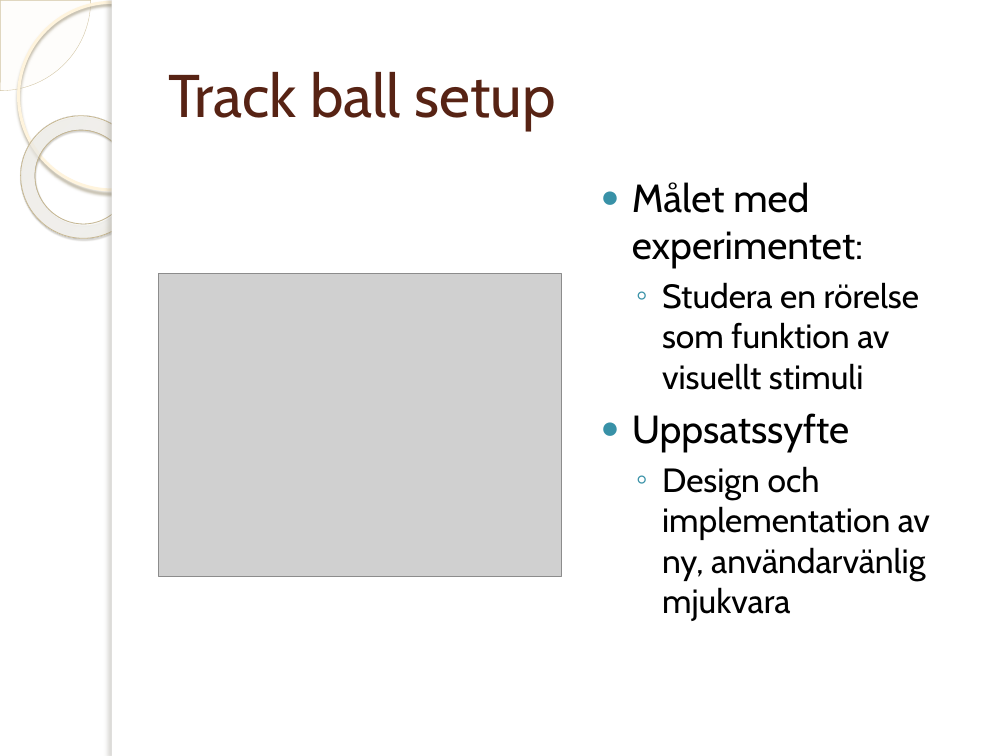
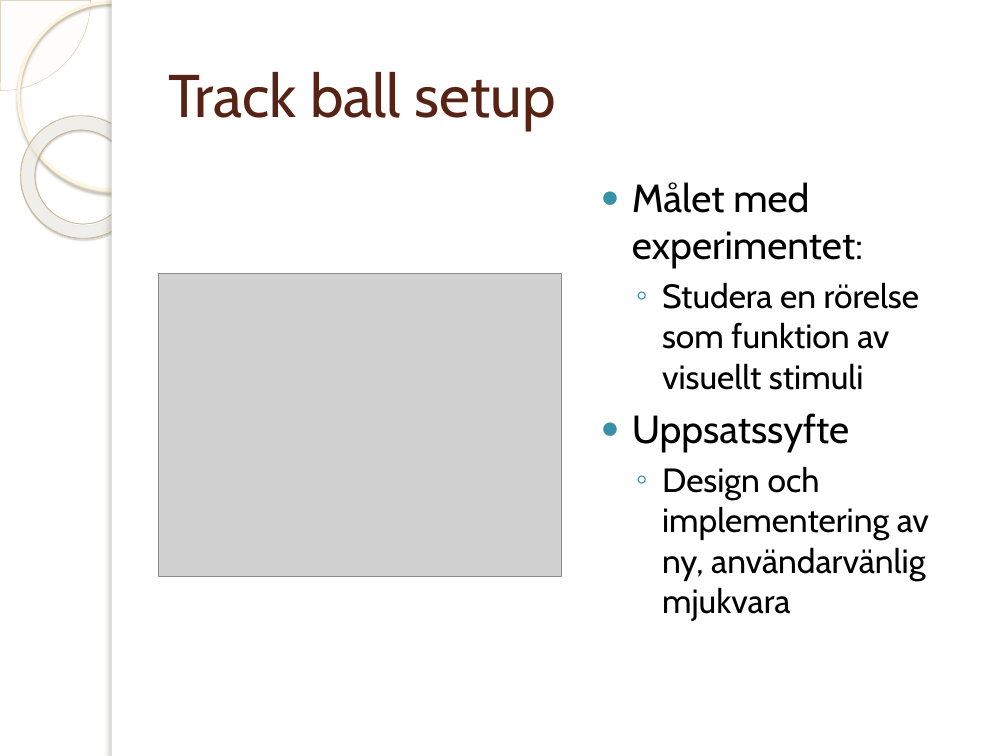
Before and after one commit to jakelamotta/master_thesis, a slide deck: slide 3 of presentations/presentation_swe.pptx. Drawn at 1008x756 pixels with LibreOffice and Linux fonts; fonts in the diff are those of the drawing; grey boxes stand for pictures; background and template pictures are left out. Boxes give left, top, right and bottom in pixels: in the first picture for what was removed or moved away, otherwise in the second. Text is boxed around its words. In the diff, an @@ line names an element or a change of style, - is before the commit and + after.

```diff
--- a/presentations/presentation_swe.pptx
+++ b/presentations/presentation_swe.pptx
@@ text at [662, 466, 929, 621]: text changed @@
-  ◦ Design och implementation av ny, användarvänlig mjukvara
+  ◦ Design och implementering av ny, användarvänlig mjukvara
```
Also in this commit, not shown: 3 other slides changed, 1 slide added, 1 slide removed, 2 other files.
